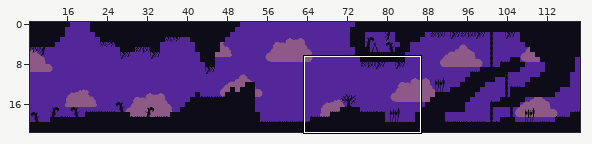
Tiled map: map/map.tmx. The first picture is a wide view before the edit; the outline marks the close-up.
Close-up. As it was:
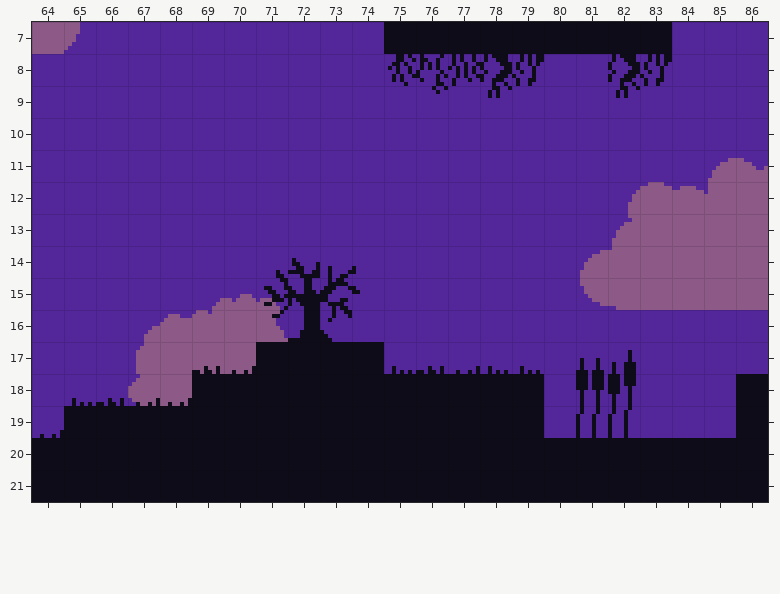
Cells are 8x8 px. Shown: x 64..86, y 7..21.
The same view after the edit:
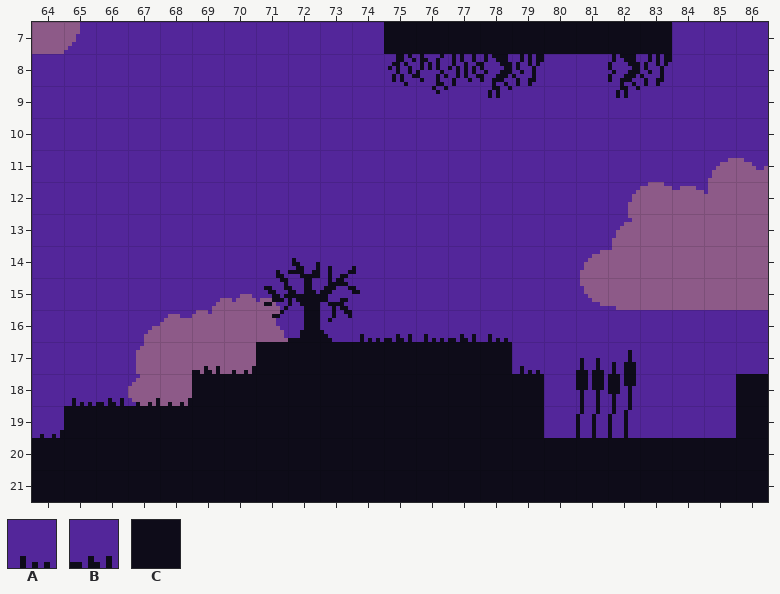
Key: from "background": A 51, B 52, C 61 "Collision".
_ is an empty cell.
The edit:
Layer "Background":
y 16: x 74..78 _____ -> ABABA
y 17: x 75..78 ___A -> CCCC
